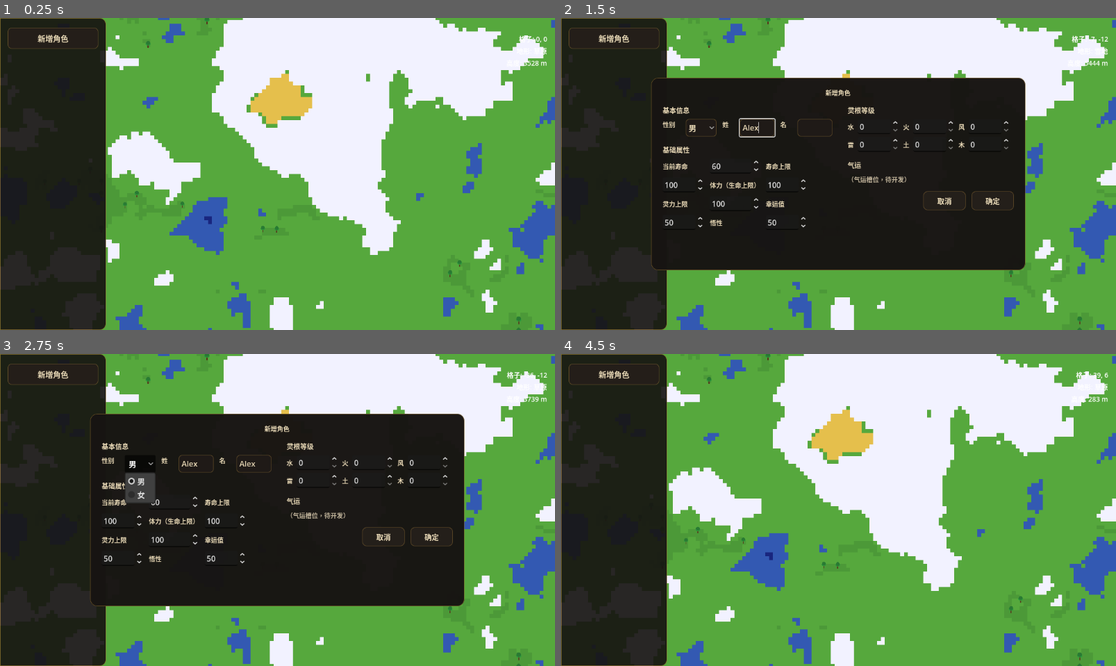
Above: before the commit, frames 1-4 (two rows, left to right).
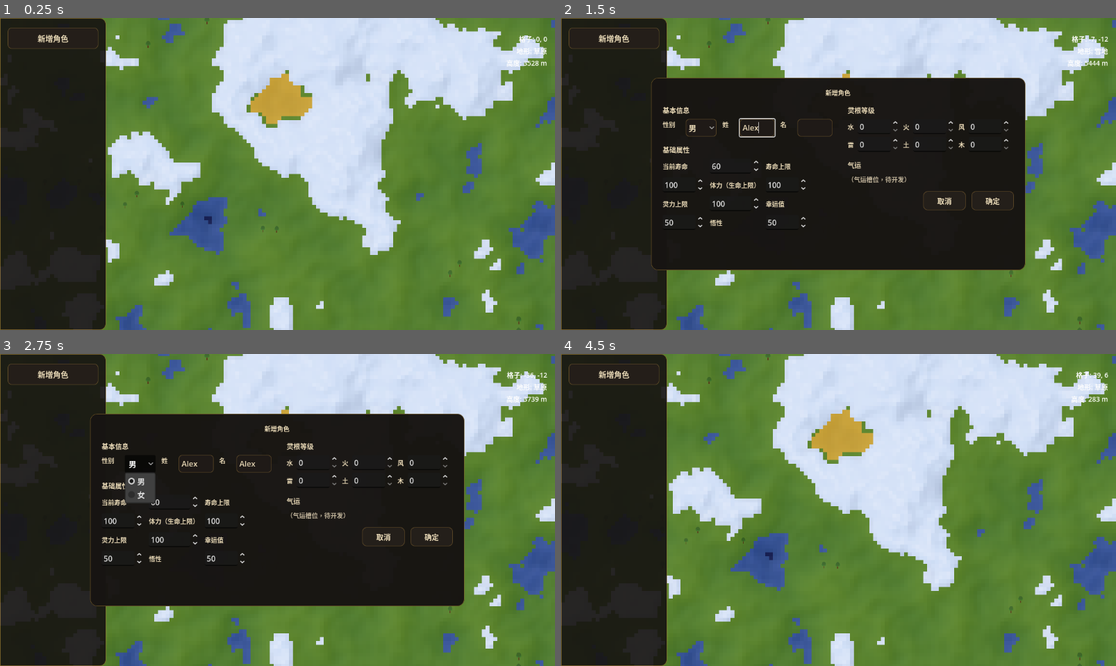
Above: after the commit, the same moments.

Repository: iiishop/cultivation-simulator
Game: Godot game, scene res://Scenes/map_view.tscn
The game is run twice, just before and just after one commit, with the same random seed, the same clock (stepped at 60 frames per second) and the same inputs.
Inputs (mouse positions are in pixels of both pictures, inside the frame that each line leads up to):
- Up to frame 1 (0.25 s): no input
- Up to frame 2 (1.5 s): click "新增角色" at 0.5 s; click (755, 127) at 1.27 s; type "Alex" at 1.35 s
- Up to frame 3 (2.75 s): click (255, 463) at 1.5 s; type "Alex" at 1.58 s; click "男" at 2 s
- Up to frame 4 (4.5 s): click "取消" at 2.75 s; click "新增角色" at 3.5 s; click "确定" at 4.25 s

The runs differ from the first frame. In frame 1, 76% of the frame differs, in the area x 18-100%, y 0-100%; in frame 2, 38%; in frame 3, 38%; in frame 4, 76%.

Commit message:
feat: Add terrain shading overlay and enhance terrain generation methods
- Introduced a new TerrainShading node in map_view.tscn to support terrain shading effects.
- Updated color definitions for forest types in terrain_generator.gd for better visual consistency.
- Added new methods for height retrieval in terrain_generator.gd to improve terrain data access.

Diff:
--- a/Scenes/map_view.tscn
+++ b/Scenes/map_view.tscn
@@ -7,11 +7,15 @@
 [ext_resource type="Script" path="res://Scripts/pause_controller.gd" id="5_pause"]
 [ext_resource type="Script" path="res://Scripts/tile_hover_info.gd" id="6_hover"]
 [ext_resource type="Script" path="res://Scripts/forest_object_layer.gd" id="7_forest"]
+[ext_resource type="Script" path="res://Scripts/terrain_shading_overlay.gd" id="8_shading"]
 
 [node name="MapView" type="Node2D" unique_id=1204455326]
 
 [node name="TerrainMap" type="TileMapLayer" parent="." unique_id=256818500]
 script = ExtResource("1")
+
+[node name="TerrainShading" type="Node2D" parent="." unique_id=256818499]
+script = ExtResource("8_shading")
 
 [node name="ForestObjects" type="Node2D" parent="." unique_id=256818501]
 script = ExtResource("7_forest")
--- a/Scripts/terrain_generator.gd
+++ b/Scripts/terrain_generator.gd
@@ -156,8 +156,8 @@
 		Color(0.2, 0.35, 0.7),   # 海洋
 		Color(0.34, 0.66, 0.24), # 草原
 		Color(0.9, 0.75, 0.3),   # 沙漠
-		Color(0.32, 0.62, 0.23), # 温带森林（接近草原，森林主要靠对象层表现）
-		Color(0.30, 0.60, 0.22), # 热带森林（接近草原，森林主要靠对象层表现）
+		Color(0.34, 0.66, 0.24), # 温带森林（与草原同底色，森林主要靠对象层表现）
+		Color(0.34, 0.66, 0.24), # 热带森林（与草原同底色，森林主要靠对象层表现）
 		Color(0.95, 0.95, 1.0),  # 雪地
 	]
 	var n := colors.size()
@@ -373,6 +373,14 @@
 		return 0.0
 	var raw := _last_height_grid[_cell_idx(coords.x, coords.y, _last_half)]
 	return (raw - SEA_LEVEL_RAW) * METERS_PER_RAW_UNIT
+
+
+func get_height_raw_at_cell(coords: Vector2i) -> float:
+	if _last_height_grid.is_empty():
+		return get_heightv(Vector2(coords))
+	if coords.x < -_last_half or coords.x >= _last_half or coords.y < -_last_half or coords.y >= _last_half:
+		return SEA_LEVEL_RAW
+	return _last_height_grid[_cell_idx(coords.x, coords.y, _last_half)]
 
 
 func _cell_idx(x: int, y: int, half: int) -> int:
@@ -796,6 +804,10 @@
 	return _last_half
 
 
+func get_map_size() -> int:
+	return _size
+
+
 func is_water_cell(coords: Vector2i) -> bool:
 	if get_cell_source_id(coords) < 0:
 		return false
--- /dev/null
+++ b/Scripts/terrain_shading_overlay.gd
@@ -0,0 +1,152 @@
+extends Node2D
+
+## 按地形与海拔生成一张低分辨率颜色贴图，再拉伸覆盖到地图上，增强高低起伏感。
+
+@export var terrain_generator: TerrainGenerator
+@export_range(0.0, 1.0, 0.01) var land_shade_strength := 0.42
+@export_range(0.0, 1.0, 0.01) var ocean_shade_strength := 0.45
+@export_range(0.0, 1.0, 0.01) var mountain_shade_strength := 0.32
+@export_range(0.0, 1.0, 0.01) var desert_shade_strength := 0.42
+@export_range(0.0, 1.0, 0.01) var snow_shade_strength := 0.58
+@export_range(0.0, 4.0, 0.05) var hillshade_strength := 1.65
+@export_range(0.0, 1.0, 0.01) var hillshade_shadow_strength := 0.34
+@export_range(0.0, 1.0, 0.01) var hillshade_highlight_strength := 0.18
+@export_range(0.0, 4.0, 0.05) var snow_hillshade_boost := 2.2
+@export_range(0.0, 1.0, 0.01) var snow_ridge_strength := 0.22
+
+var _texture: ImageTexture
+var _draw_rect := Rect2()
+
+
+func _ready() -> void:
+	if terrain_generator == null:
+		terrain_generator = get_parent().get_node_or_null("TerrainMap") as TerrainGenerator
+	if terrain_generator == null:
+		return
+
+	z_index = 1
+	texture_filter = CanvasItem.TEXTURE_FILTER_NEAREST
+
+	terrain_generator.generation_completed.connect(_rebuild_overlay)
+	if terrain_generator.is_node_ready():
+		_rebuild_overlay(terrain_generator.get_last_generation_report())
+
+
+func _rebuild_overlay(_report: Dictionary) -> void:
+	if terrain_generator == null:
+		return
+
+	var half := terrain_generator.get_map_half_extent()
+	var size := terrain_generator.get_map_size()
+	if half <= 0 or size <= 0:
+		return
+
+	var image := Image.create(size, size, false, Image.FORMAT_RGBA8)
+	for y in range(-half, half):
+		for x in range(-half, half):
+			var cell := Vector2i(x, y)
+			var terrain_id := terrain_generator.get_terrain_at_cell(cell)
+			var raw_h := terrain_generator.get_height_raw_at_cell(cell)
+			image.set_pixel(x + half, y + half, _color_for_cell(cell, terrain_id, raw_h))
+
+	if _texture == null:
+		_texture = ImageTexture.create_from_image(image)
+	else:
+		_texture.update(image)
+
+	var top_left_cell := Vector2i(-half, -half)
+	var top_left_center := terrain_generator.map_to_local(top_left_cell)
+	var next_x_center := terrain_generator.map_to_local(Vector2i(-half + 1, -half))
+	var next_y_center := terrain_generator.map_to_local(Vector2i(-half, -half + 1))
+	var cell_w := absf(next_x_center.x - top_left_center.x)
+	var cell_h := absf(next_y_center.y - top_left_center.y)
+	if is_zero_approx(cell_w):
+		cell_w = 16.0
+	if is_zero_approx(cell_h):
+		cell_h = 16.0
+
+	var top_left := top_left_center - Vector2(cell_w, cell_h) * 0.5
+	_draw_rect = Rect2(top_left, Vector2(size * cell_w, size * cell_h))
+	queue_redraw()
+
+
+func _hillshade(cell: Vector2i, terrain_id: int) -> float:
+	var h_nw := terrain_generator.get_height_raw_at_cell(cell + Vector2i(-1, -1))
+	var h_n := terrain_generator.get_height_raw_at_cell(cell + Vector2i(0, -1))
+	var h_ne := terrain_generator.get_height_raw_at_cell(cell + Vector2i(1, -1))
+	var h_w := terrain_generator.get_height_raw_at_cell(cell + Vector2i(-1, 0))
+	var h_e := terrain_generator.get_height_raw_at_cell(cell + Vector2i(1, 0))
+	var h_sw := terrain_generator.get_height_raw_at_cell(cell + Vector2i(-1, 1))
+	var h_s := terrain_generator.get_height_raw_at_cell(cell + Vector2i(0, 1))
+	var h_se := terrain_generator.get_height_raw_at_cell(cell + Vector2i(1, 1))
+
+	var terrain_boost := snow_hillshade_boost if terrain_id == TerrainGenerator.Terrain.SNOW else 1.0
+	var dzdx := ((h_ne + 2.0 * h_e + h_se) - (h_nw + 2.0 * h_w + h_sw)) * 0.25 * hillshade_strength * terrain_boost
+	var dzdy := ((h_sw + 2.0 * h_s + h_se) - (h_nw + 2.0 * h_n + h_ne)) * 0.25 * hillshade_strength * terrain_boost
+
+	var normal := Vector3(-dzdx, -dzdy, 1.0).normalized()
+	var light_dir := Vector3(-0.55, -0.35, 0.76).normalized()
+	return clampf(normal.dot(light_dir), 0.0, 1.0)
+
+
+func _snow_ridge_tint(cell: Vector2i) -> float:
+	var center := terrain_generator.get_height_raw_at_cell(cell)
+	var highest_neighbor := center
+	for offset in [Vector2i(-1, 0), Vector2i(1, 0), Vector2i(0, -1), Vector2i(0, 1)]:
+		highest_neighbor = maxf(highest_neighbor, terrain_generator.get_height_raw_at_cell(cell + offset))
+	return clampf((center - highest_neighbor + 0.05) / 0.05, 0.0, 1.0)
+
+
+func _apply_hillshade(base: Color, hill: float, terrain_id: int) -> Color:
+	var lit := hill - 0.5
+	if lit > 0.0:
+		var highlight_t := lit * 2.0 * hillshade_highlight_strength
+		var highlight_color := Color(1.0, 1.0, 0.96, base.a)
+		if terrain_id == TerrainGenerator.Terrain.DESERT:
+			highlight_color = Color(1.0, 0.92, 0.66, base.a)
+		if terrain_id == TerrainGenerator.Terrain.SNOW:
+			highlight_color = Color(1.0, 1.0, 1.0, base.a)
+		return base.lerp(highlight_color, clampf(highlight_t, 0.0, 1.0))
+
+	var shadow_t := (0.5 - hill) * 2.0 * hillshade_shadow_strength
+	var shadow_color := Color(0.02, 0.05, 0.10, min(0.82, base.a + 0.08))
+	if terrain_id == TerrainGenerator.Terrain.DESERT:
+		shadow_color = Color(0.24, 0.15, 0.04, min(0.86, base.a + 0.12))
+	if terrain_id == TerrainGenerator.Terrain.SNOW:
+		shadow_color = Color(0.34, 0.42, 0.56, min(0.90, base.a + 0.16))
+	return base.lerp(shadow_color, clampf(shadow_t, 0.0, 1.0))
+
+
+func _color_for_cell(cell: Vector2i, terrain_id: int, raw_h: float) -> Color:
+	var base_color := Color(0, 0, 0, 0)
+	match terrain_id:
+		TerrainGenerator.Terrain.DEEP_OCEAN:
+			var deep_t := clampf((raw_h + 0.55) / 0.30, 0.0, 1.0)
+			base_color = Color(0.01, 0.03, 0.10 + deep_t * 0.10, 0.56)
+		TerrainGenerator.Terrain.OCEAN:
+			var ocean_t := clampf((raw_h + 0.50) / 0.25, 0.0, 1.0)
+			base_color = Color(0.08 + ocean_t * 0.16, 0.14 + ocean_t * 0.16, 0.26 + ocean_t * 0.22, ocean_shade_strength)
+		TerrainGenerator.Terrain.GRASSLAND, TerrainGenerator.Terrain.TEMPERATE_FOREST, TerrainGenerator.Terrain.TROPICAL_FOREST:
+			var land_t := clampf((raw_h - TerrainGenerator.SEA_LEVEL_RAW) / (0.4 - TerrainGenerator.SEA_LEVEL_RAW), 0.0, 1.0)
+			base_color = Color(0.20 + land_t * 0.18, 0.16 + land_t * 0.14, 0.05, land_shade_strength)
+		TerrainGenerator.Terrain.DESERT:
+			var desert_t := clampf((raw_h - TerrainGenerator.SEA_LEVEL_RAW) / (0.4 - TerrainGenerator.SEA_LEVEL_RAW), 0.0, 1.0)
+			base_color = Color(0.42 + desert_t * 0.20, 0.30 + desert_t * 0.16, 0.05 + desert_t * 0.05, desert_shade_strength)
+		TerrainGenerator.Terrain.SNOW:
+			var snow_t := clampf((raw_h - 0.20) / 0.30, 0.0, 1.0)
+			base_color = Color(0.52 + snow_t * 0.20, 0.60 + snow_t * 0.22, 0.74 + snow_t * 0.20, snow_shade_strength)
+		_:
+			return Color(0, 0, 0, 0)
+
+	var hill := _hillshade(cell, terrain_id)
+	var shaded := _apply_hillshade(base_color, hill, terrain_id)
+	if terrain_id == TerrainGenerator.Terrain.SNOW:
+		var ridge_t := _snow_ridge_tint(cell) * snow_ridge_strength
+		shaded = shaded.lerp(Color(1.0, 1.0, 1.0, shaded.a), ridge_t)
+	return shaded
+
+
+func _draw() -> void:
+	if _texture == null:
+		return
+	draw_texture_rect(_texture, _draw_rect, false)
Not shown: 1 places in Scenes/map_view.tscn that only renumber resources
Not shown, added: Scripts/terrain_shading_overlay.gd.uid
